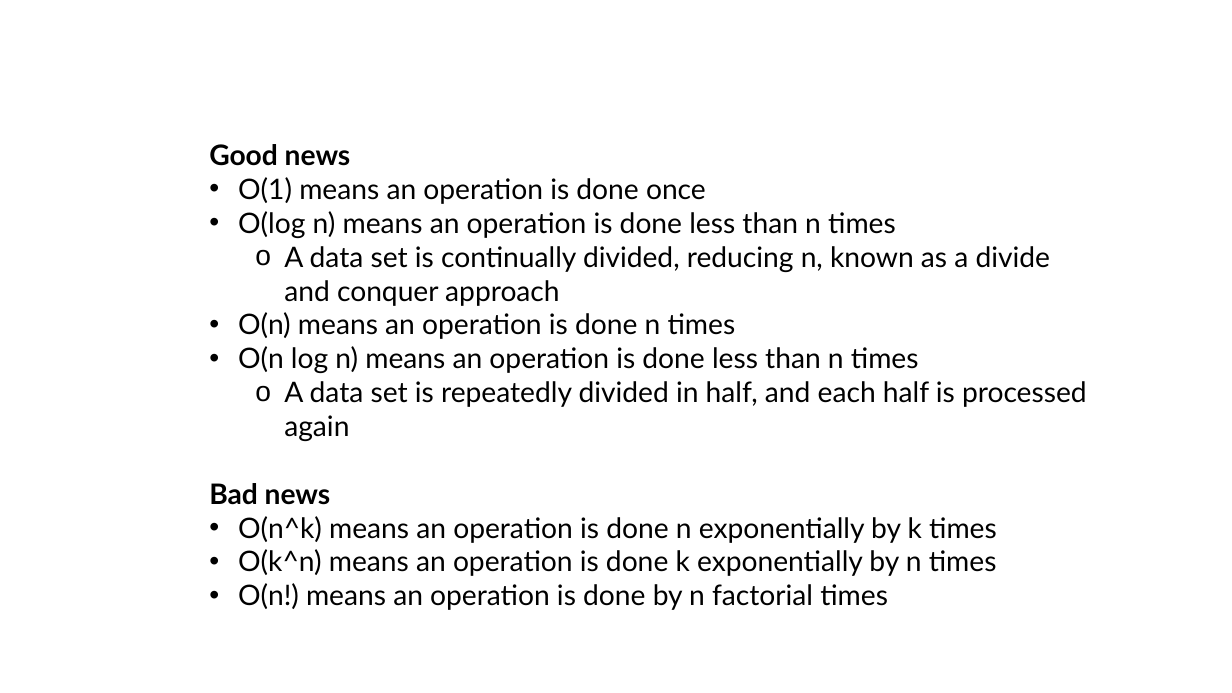
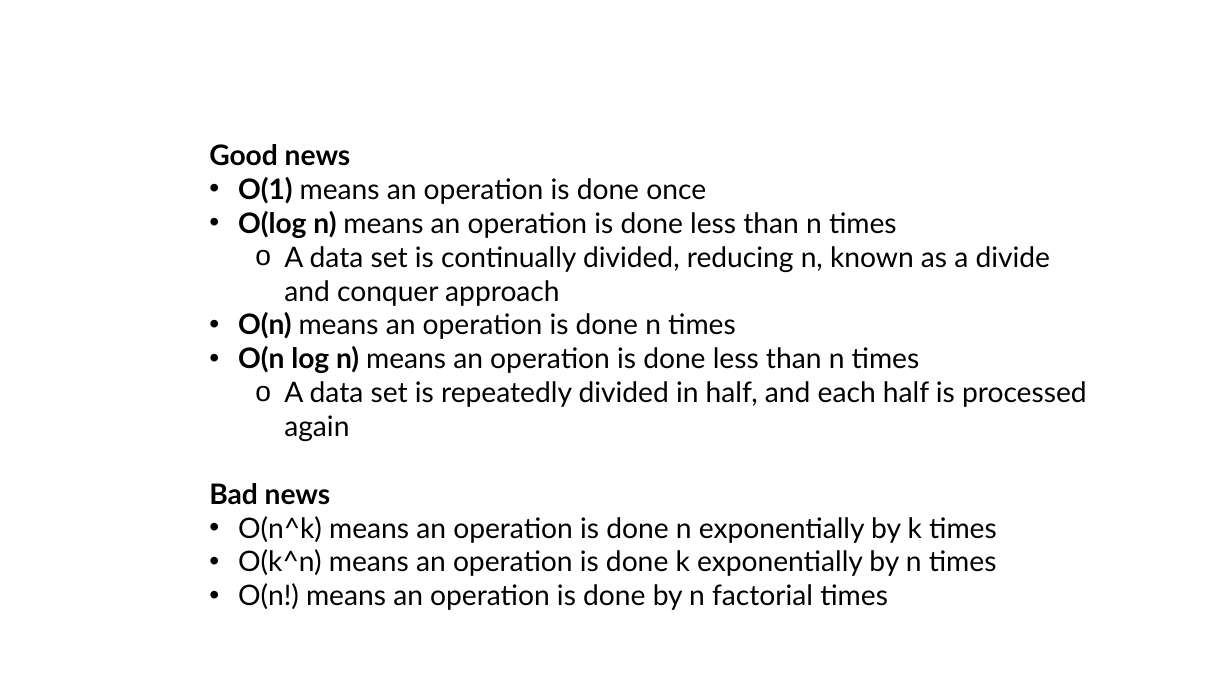
Before and after one commit to FeeneyCodes/INFO3135Fall2025, a slide deck: slide 11 of Week 4 (Sept. 29th)/{4.0} Iterative Sort Algorithms.pptx. Drawn at 1232x693 pixels with LibreOffice and Linux fonts; fonts in the diff are those of the drawing; background and template pictures are left out. Boxes give left, top, right and bottom in pixels: in the first picture for what was removed or moved away, otherwise in the second. Text is boxed around its words. In the diff, an @@ line names an element or a change of style, - is before the commit and + after.

```diff
--- a/Week 4 (Sept. 29th)/{4.0} Iterative Sort Algorithms.pptx
+++ b/Week 4 (Sept. 29th)/{4.0} Iterative Sort Algorithms.pptx
@@ text at bbox=[238, 177, 920, 373]: bold on in "O(1)", "O(log n)", "O(n)", "O(n log n)" @@
```
Also in this commit, not shown: 4 other files.
